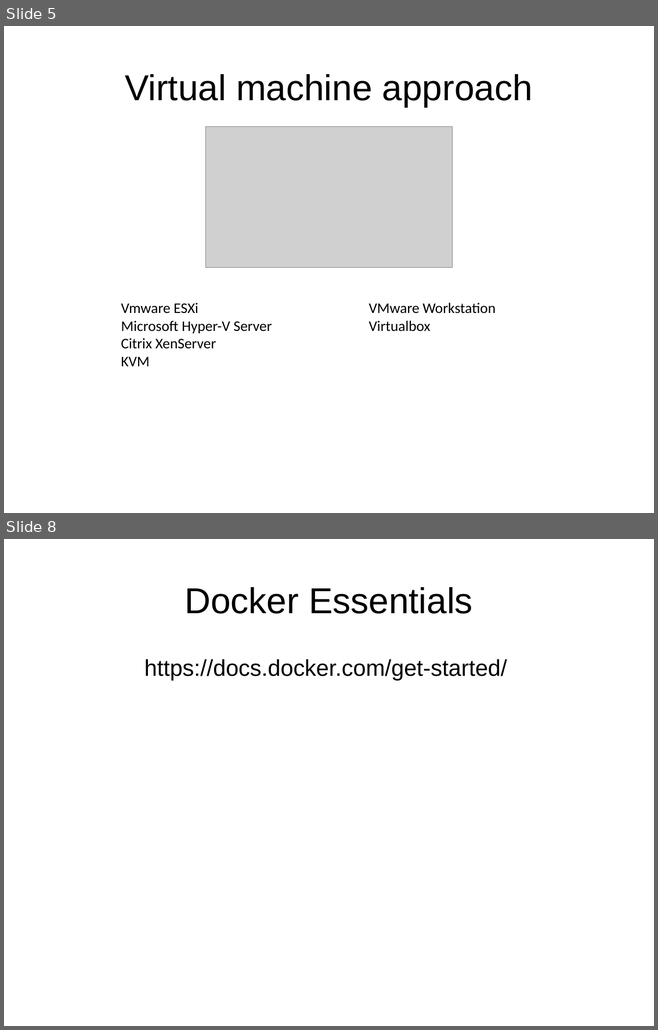
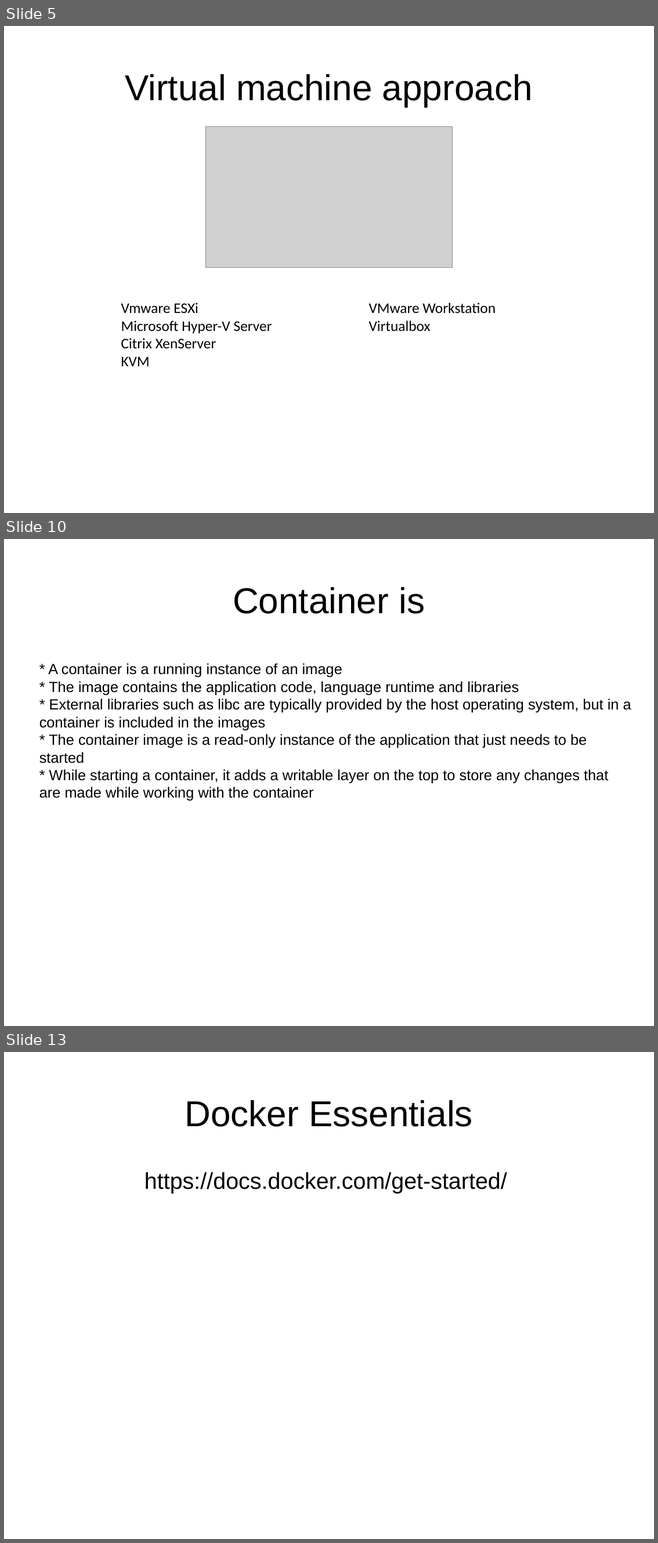
Before and after one commit to j-avdeev/DevOps, a slide deck: Lec presentations/DevOps - lec2 - RAID VM Docker.odp. Shown one above the other, each under a label of ours: slides 5 and 8 before the commit, slides 5, 10 and 13 after it; the slides between them are not shown. The pictures are 658x1030 and 658x1543 pixels, drawn with LibreOffice and Linux fonts; fonts in the diff are those of the drawing; grey boxes stand for pictures. Boxes give left, top, right and bottom in pixels: in the first picture for what was removed or moved away, otherwise in the second. Text is boxed around its words. In the diff, an @@ line names an element or a change of style, - is before the commit and + after.

Commit message:
upd RAID VM Docker ppt - about Containers

```diff
--- a/Lec presentations/DevOps - lec2 - RAID VM Docker.odp
+++ b/Lec presentations/DevOps - lec2 - RAID VM Docker.odp
@@ slide 10 added at <box>4,539,654,1026</box>, background #FFFFFF @@
@@ title added at <box>233,587,424,614</box>, 44 pt, text #000000 @@
+Container is
@@ text added at <box>39,663,631,801</box>, 18 pt, text #000000 @@
+* A container is a running instance of an image
+* The image contains the application code, language runtime and libraries
+* External libraries such as libc are typically provided by the host operating system, but in a container is included in the images
+* The container image is a read-only instance of the application that just needs to be started
+* While starting a container, it adds a writable layer on the top to store any changes that are made while working with the container
@@ what was slide 8 is now slide 13 @@
```
Also in this commit, not shown: 2 slides changed, 4 other slides added, 2 other files.
